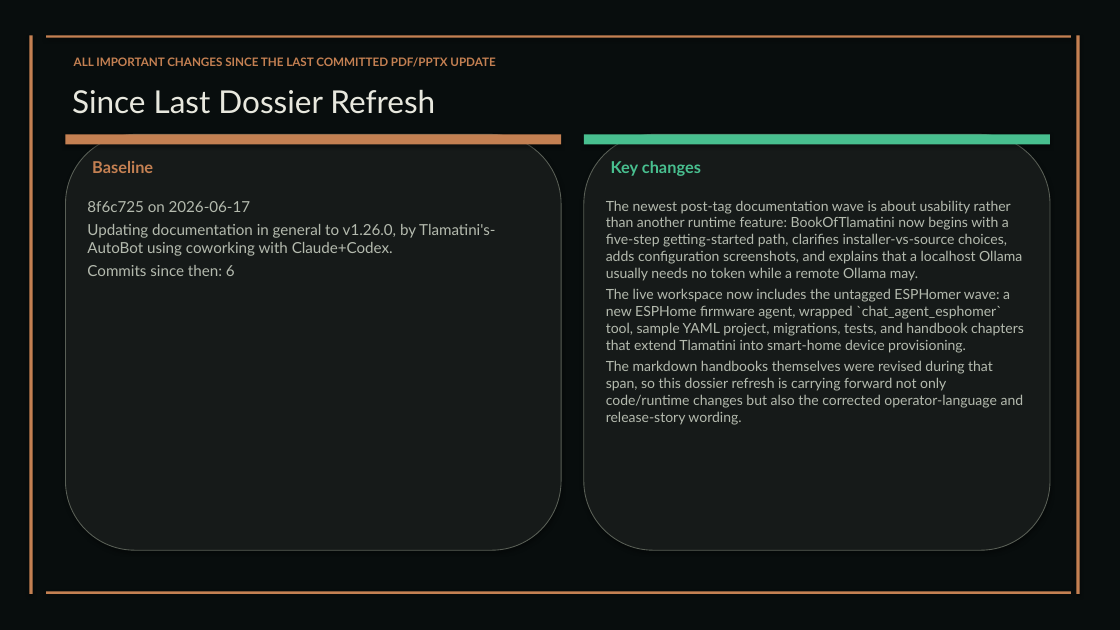
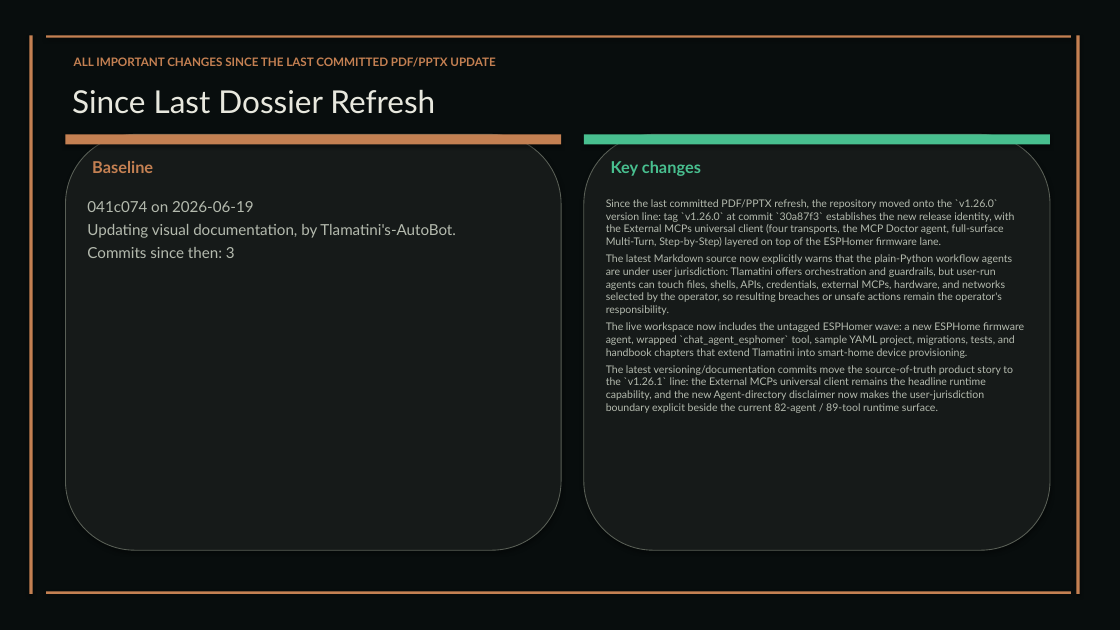
Before and after one commit to XAIHT/Tlamatini, a slide deck: slide 68 of Tlamatini_eXtended_Artificial_Intelligence_Humanly_Tempered.pptx (slide 67 before the commit). Drawn at 1120x630 pixels with LibreOffice and Linux fonts; fonts in the diff are those of the drawing. Boxes give left, top, right and bottom in pixels: in the first picture for what was removed or moved away, otherwise in the second. Text is boxed around its words. In the diff, an @@ line names an element or a change of style, - is before the commit and + after.

Commit message:
Updating visual assets, by angelahack1

```diff
--- a/Tlamatini_eXtended_Artificial_Intelligence_Humanly_Tempered.pptx
+++ b/Tlamatini_eXtended_Artificial_Intelligence_Humanly_Tempered.pptx
@@ text at (87, 201, 456, 258): text changed @@
-8f6c725 on 2026-06-17
-Updating documentation in general to v1.26.0, by Tlamatini's-AutoBot using coworking with Claude+Codex.
-Commits since then: 6
+041c074 on 2026-06-19
+Updating visual documentation, by Tlamatini's-AutoBot.
+Commits since then: 3
@@ text at (606, 199, 1014, 315): text changed; size 12 to 9 pt @@
-The newest post-tag documentation wave is about usability rather than another runtime feature: BookOfTlamatini now begins with a five-step getting-started path, clarifies installer-vs-source choices, adds configuration screenshots, and explains that a localhost Ollama usually needs no token while a remote Ollama may.
+Since the last committed PDF/PPTX refresh, the repository moved onto the `v1.26.0` version line: tag `v1.26.0` at commit `30a87f3` establishes the new release identity, with the External MCPs universal client (four transports, the MCP Doctor agent, full-surface Multi-Turn, Step-by-Step) layered on top of the ESPHomer firmware lane.
+The latest Markdown source now explicitly warns that the plain-Python workflow agents are under user jurisdiction: Tlamatini offers orchestration and guardrails, but user-run agents can touch files, shells, APIs, credentials, external MCPs, hardware, and networks selected by the operator, so resulting breaches or unsafe actions remain the operator's responsibility.
@@ text at (606, 322, 1024, 358): size 12 to 9 pt in "The live workspace now includes the untagged ..." @@
@@ text at (606, 365, 1013, 413): text changed; size 12 to 9 pt @@
-The markdown handbooks themselves were revised during that span, so this dossier refresh is carrying forward not only code/runtime changes but also the corrected operator-language and release-story wording.
+The latest versioning/documentation commits move the source-of-truth product story to the `v1.26.1` line: the External MCPs universal client remains the headline runtime capability, and the new Agent-directory disclaimer now makes the user-jurisdiction boundary explicit beside the current 82-agent / 89-tool runtime surface.
```
Also in this commit, not shown: 10 other slides changed, 2 slides added, 2 other files.
